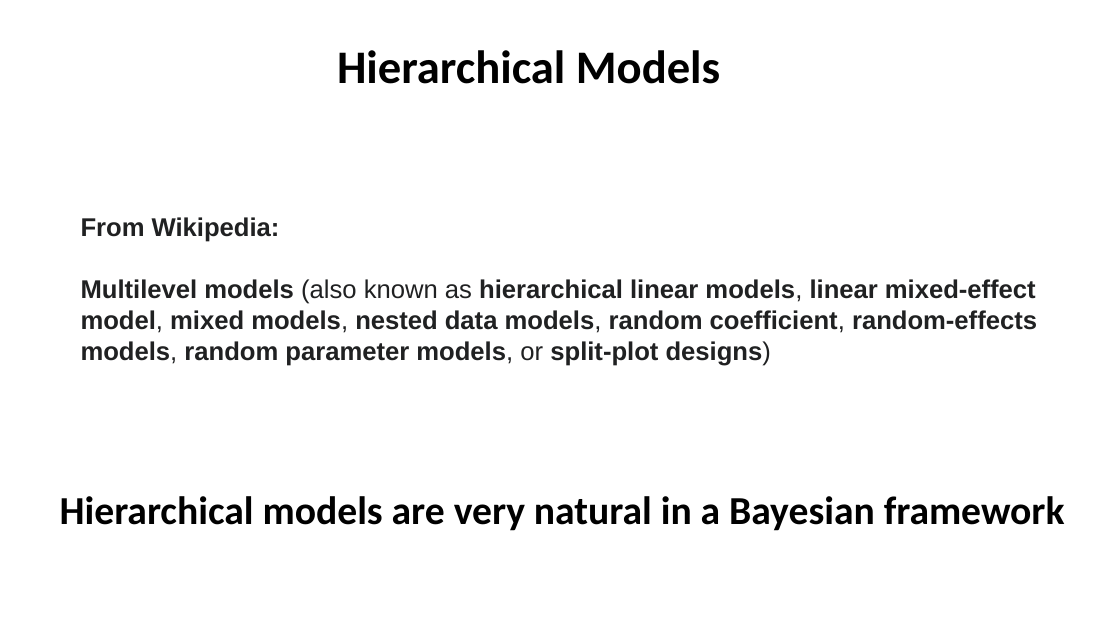
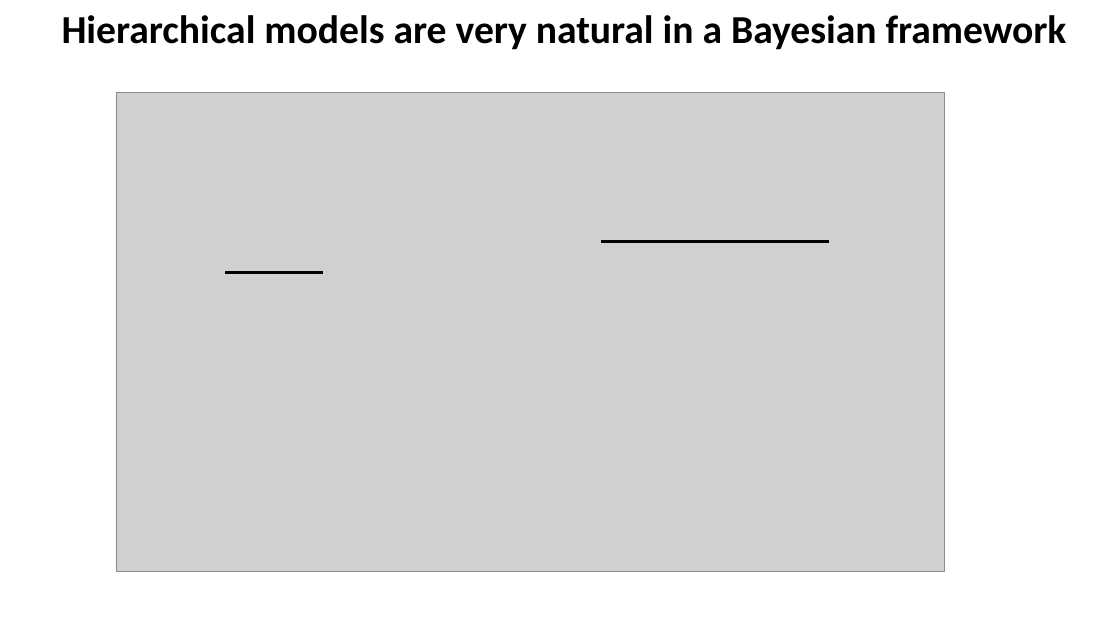
Before and after one commit to taaltree/FW536, a slide deck: slide 10 of Day5_BayesII/FW536_Day5_BayesII.pptx (slide 11 before the commit). Drawn at 1120x630 pixels with LibreOffice and Linux fonts; fonts in the diff are those of the drawing; grey boxes stand for pictures. Boxes give left, top, right and bottom in pixels: in the first picture for what was removed or moved away, otherwise in the second. Text is boxed around its words. In the diff, an @@ line names an element or a change of style, - is before the commit and + after.

```diff
--- a/Day5_BayesII/FW536_Day5_BayesII.pptx
+++ b/Day5_BayesII/FW536_Day5_BayesII.pptx
@@ text "Hierarchical models are very natural ...": place and size @@
-text "Hierarchical models are very natural ..." at box(60, 496, 1065, 531)
+text "Hierarchical models are very natural ..." at box(62, 15, 1067, 50)
@@ text removed at box(337, 50, 720, 84) @@
-Hierarchical Models
@@ picture added at box(116, 92, 944, 572) @@
@@ text removed at box(81, 217, 1037, 366) @@
-From Wikipedia:
-Multilevel models (also known as hierarchical linear models, linear mixed-effect model, mixed models, nested data models, random coefficient, random-effects models, random parameter models, or split-plot designs)
@@ line added from (602, 242) to (830, 242), #000000 2 pt @@
@@ line added from (225, 272) to (323, 272), #000000 2 pt @@
```
Also in this commit, not shown: 6 other slides changed, 3 slides added, 2 slides removed, 4 other files.
